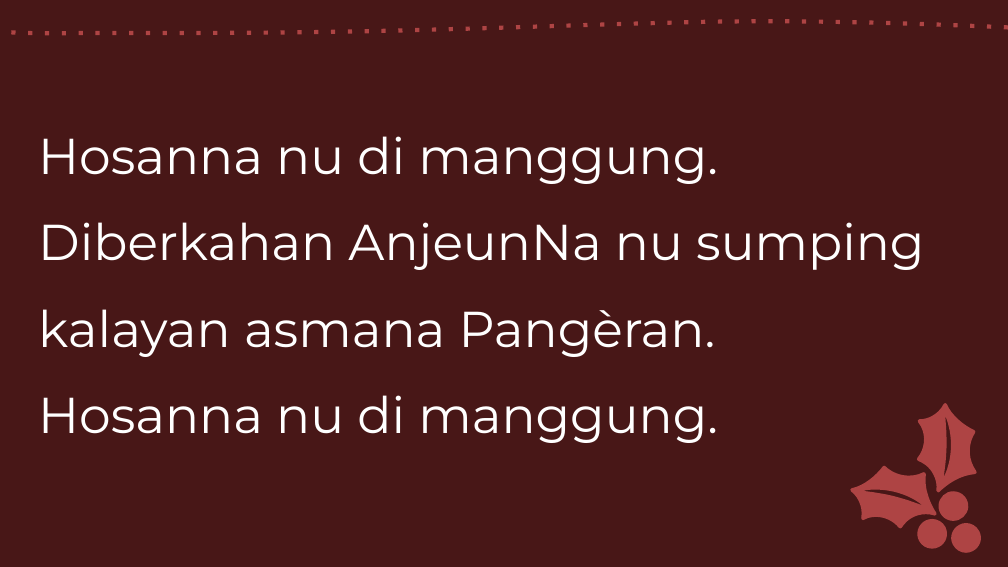
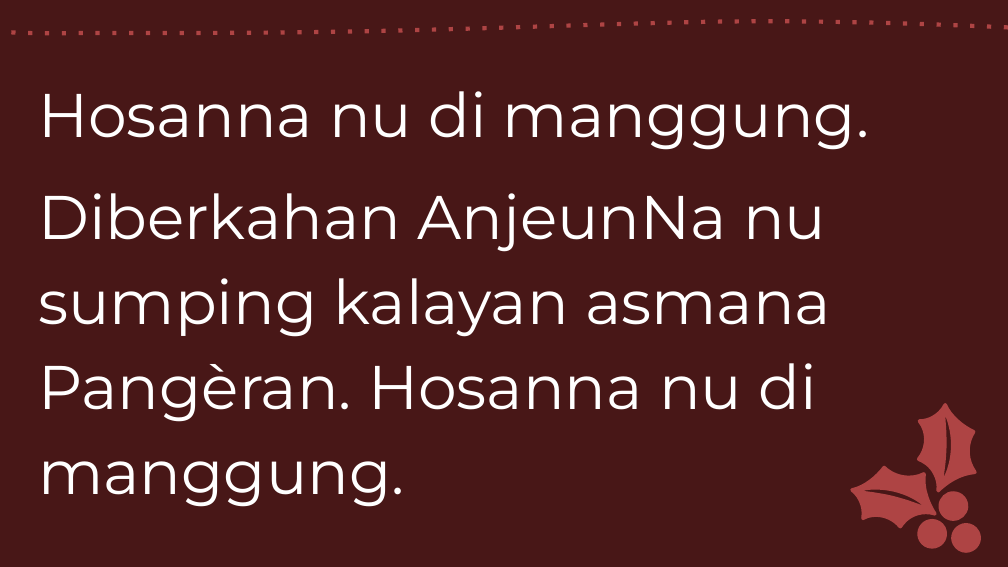
Before and after one commit to laurensius/Slide_Misa_KRC, a slide deck: slide 52 of 2020 12 tanggal 26 - 27/Misa Pesta Keluarga Kudus -Sunda.pptx. Drawn at 1008x567 pixels with LibreOffice and Linux fonts; fonts in the diff are those of the drawing. Boxes give left, top, right and bottom in pixels: in the first picture for what was removed or moved away, otherwise in the second. Text is boxed around its words. In the diff, an @@ line names an element or a change of style, - is before the commit and + after.

```diff
--- a/2020 12 tanggal 26 - 27/Misa Pesta Keluarga Kudus -Sunda.pptx
+++ b/2020 12 tanggal 26 - 27/Misa Pesta Keluarga Kudus -Sunda.pptx
@@ text "Hosanna nu di manggung." moved from (x1=38, y1=136, x2=924, y2=443) to (x1=38, y1=91, x2=869, y2=507) @@
@@ text at (x1=38, y1=91, x2=869, y2=150): size 36 to 44 pt in "Hosanna nu di manggung." @@
@@ text at (x1=38, y1=193, x2=831, y2=507): text changed; size 36 to 44 pt @@
-Diberkahan AnjeunNa nu sumping
-kalayan asmana Pangèran.
-Hosanna nu di manggung.
+Diberkahan AnjeunNa nu sumping kalayan asmana Pangèran. Hosanna nu di manggung.
```
Also in this commit, not shown: 68 other slides changed, 7 slides added, 7 slides removed, 5 other files.
